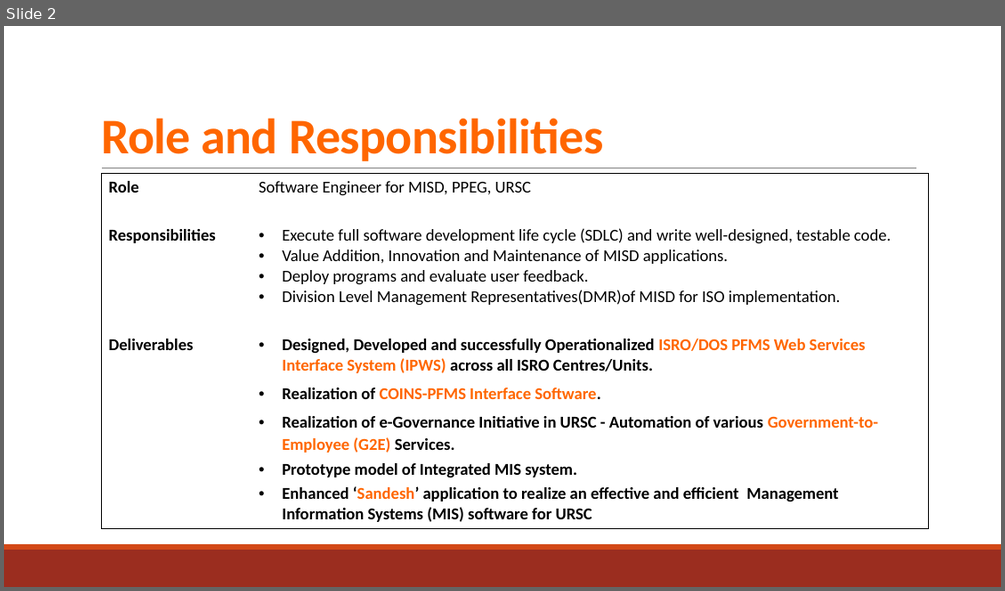
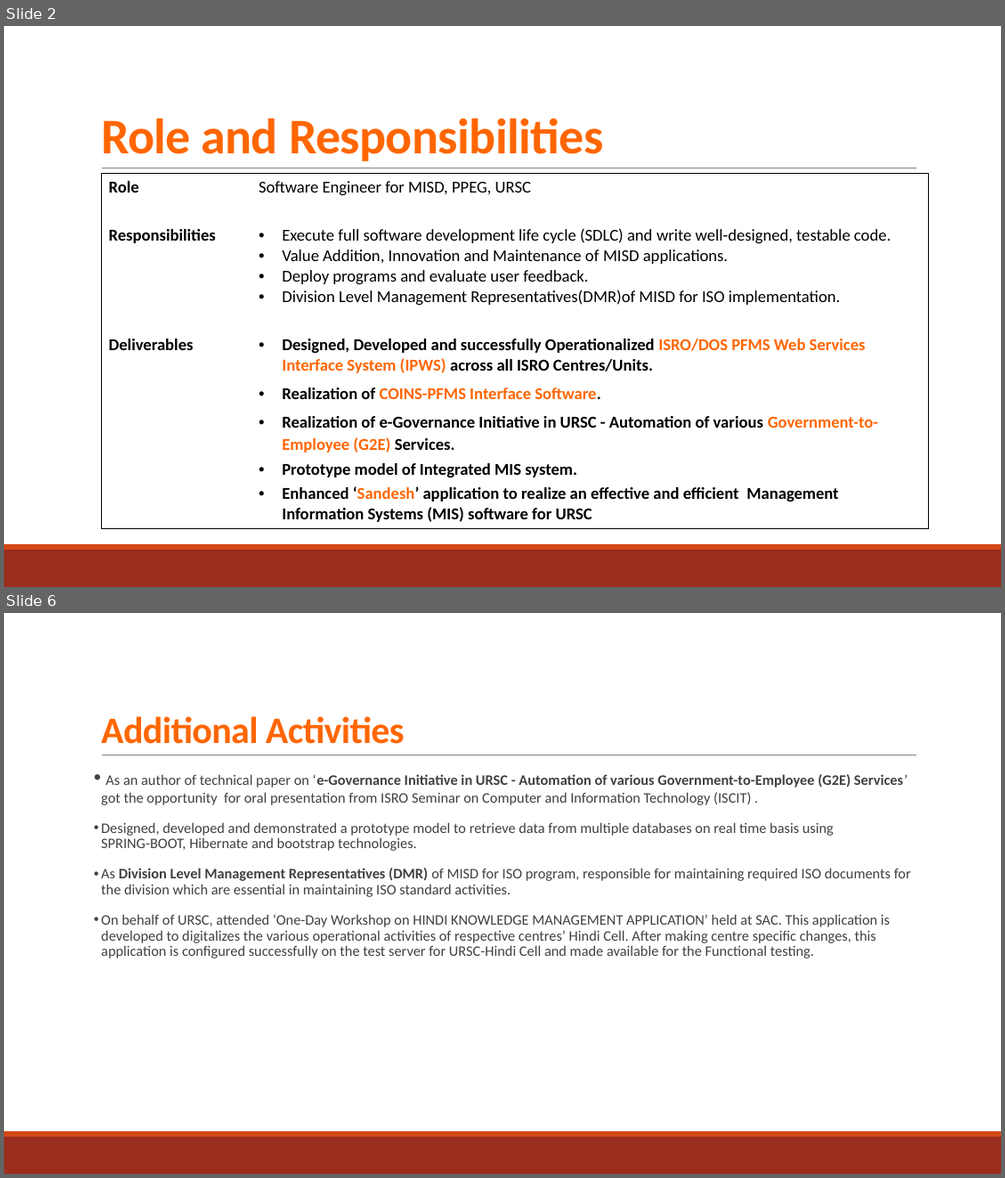
Before and after one commit to NavdeepGarg/DPC_Repo, a slide deck: handOutSources/navdeep.pptx. Shown one above the other, each under a label of ours: slide 2 before the commit, slides 2 and 6 after it; the slides between them are not shown. The pictures are 1005x591 and 1005x1178 pixels, drawn with LibreOffice and Linux fonts; fonts in the diff are those of the drawing. Boxes give left, top, right and bottom in pixels: in the first picture for what was removed or moved away, otherwise in the second. Text is boxed around its words. In the diff, an @@ line names an element or a change of style, - is before the commit and + after.

```diff
--- a/handOutSources/navdeep.pptx
+++ b/handOutSources/navdeep.pptx
@@ slide 6 added at (x1=4, y1=613, x2=1001, y2=1174), background #FFFFFF; not listed: 3 template elements that a slide beside it also shows @@
@@ title added at (x1=101, y1=716, x2=404, y2=744), 36 pt, text #FF6600, bold @@
+Additional Activities
@@ text added at (x1=101, y1=774, x2=911, y2=958), 14 pt, text #404040 @@
+• As an author of technical paper on ‘e-Governance Initiative in URSC - Automation of various Government-to-Employee (G2E) Services’ got the opportunity for oral presentation from ISRO Seminar on Computer and Information Technology (ISCIT) .
+• Designed, developed and demonstrated a prototype model to retrieve data from multiple databases on real time basis using
+  SPRING-BOOT, Hibernate and bootstrap technologies.
+• As Division Level Management Representatives (DMR) of MISD for ISO program, responsible for maintaining required ISO documents for the division which are essential in maintaining ISO standard activities.
+• On behalf of URSC, attended ‘One-Day Workshop on HINDI KNOWLEDGE MANAGEMENT APPLICATION’ held at SAC. This application is developed to digitalizes the various operational activities of respective centres’ Hindi Cell. After making centre specific changes, this application is configured successfully on the test server for URSC-Hindi Cell and made available for the Functional testing.
```
Also in this commit, not shown: 1 slide changed, 2 other slides added, 4 other files.
